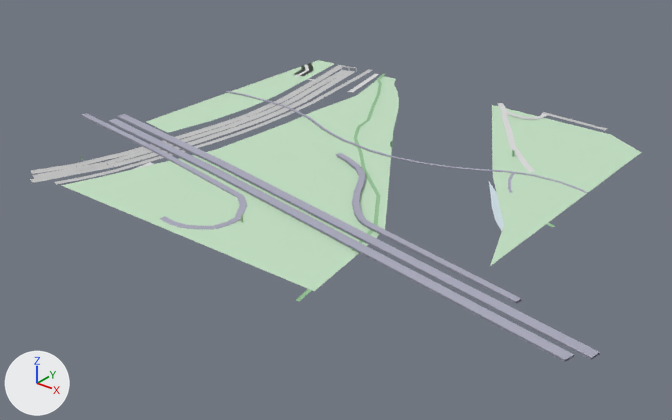
What one commit did to the glTF model white-model-six-districts/chunks/122_80_high.glb.
Before and after are seen from a camera (50 mm lens) standing at (1833.0, 9998.0, 368.0) and looking at (1267.0, 10706.0, -71.0). The axes (+X, +Y, +Z) are drawn at lower left. The lights are the same throughout. The older version comes first. Vertices at exactly the same position are counted once.
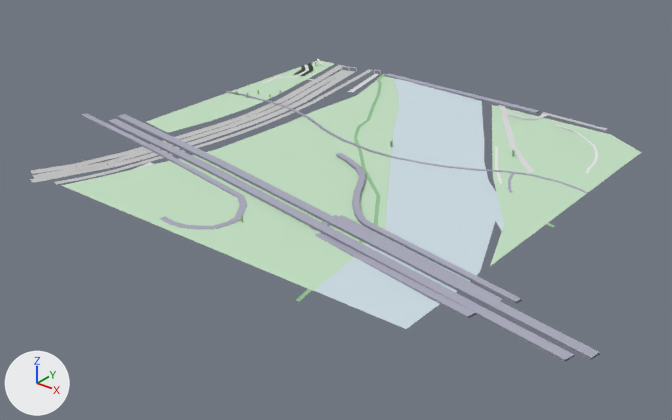
What differs and where, as boxes (x1, y1, x2, y2) in the pictures (672 x 420 px):
'Mesh_0', reshaped: before (30, 60, 641, 362); after (30, 59, 641, 362)
part 1 of me_mesh_0, added: after (335, 215, 503, 302)
part 2 of me_mesh_0, added: after (226, 59, 598, 329)

The change, as a list of edits to the scene's bpy script:
```text
Change me_mesh_0:
    used by ob_mesh_0; location = (0.0, 0.0, 0.0)
    remove me_mesh_0.from_pydata(...)  # 1355 vertices, 1273 faces; spans x 925.0..1630.0, y 10480.0..11009.0, z -26.0..-16.0
    add me_mesh_0.from_pydata(...)  # 1908 vertices, 1648 faces; spans x 925.0..1630.0, y 10480.0..11011.0, z -26.0..-16.0
    me_mesh_0 part 1: the loose piece of 8 vertices spanning x 1374.0..1549.0, y 10584.0..10624.0, z -23.0..-21.0 is copied, and the copy is scaled about its middle by (1.13, 1.2, 1), then moved by (-23.0, -8.0, 0.0); it spans x 1341.0..1538.0, y 10572.0..10621.0, z -23.0..-21.0
    me_mesh_0 part 2: 465 vertices added at x 995.0..1531.0, y 10480.0..11011.0, z -26.0..-16.0
    other edits to the shape of me_mesh_0 do not show in these pictures
```
